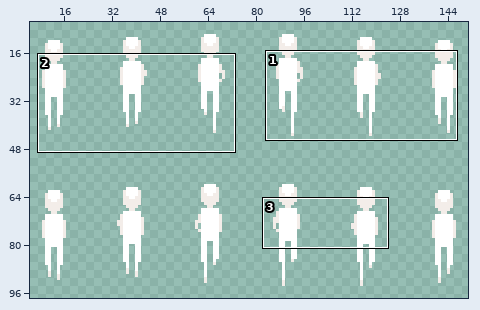
Two states of a sprite sheet, Assets/Resources/Player/RunAnimation/BackRun.png. Above: a wide view before the commit, with the close-up outlined.
Close-up. As it was:
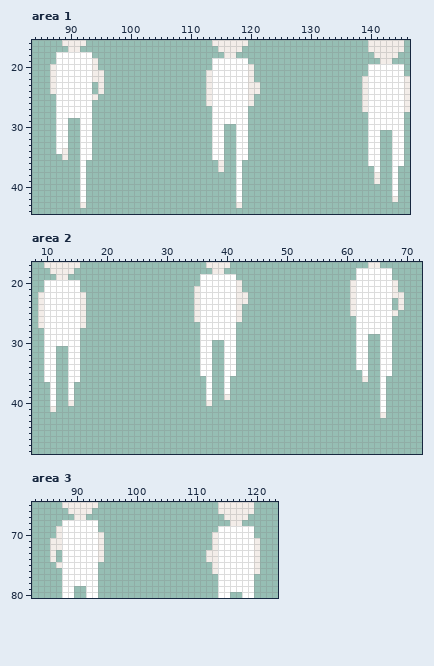
The file is 156x100 pixels. Shown: area 1: x 84..146, y 16..44; area 2: x 8..72, y 17..48; area 3: x 83..123, y 65..80. The wide view leaves out empty margins. The commit also changed other parts of the picture, which this record leaves out.
The result:
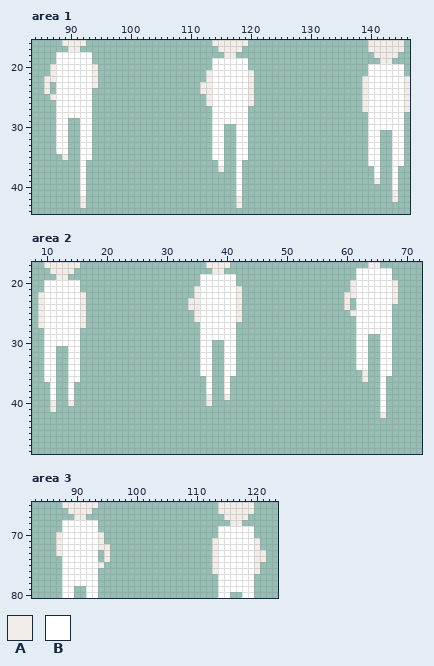
Palette (. is transparent): A #f3ede9  B #ffffff
Changes in this commit:
Area 1:
The edit adds colour A in row 22 at x 86; in row 23 at x 86, 94 and 112; in row 24 at x 86 and 112; in row 25 at x 87.
Colour B gives way to colour A in row 41 at x 144; in row 42 at x 92 and 118.
Colour A gives way to colour B in row 34 at x 89; in row 36 at x 115; in row 38 at x 141.
The edit erases colour A in row 19 at x 94; in row 20 at x 120; in rows 21 to 22 at x 95; in rows 23 to 24 at x 87, 95 and 121; in row 25 at x 94.
Area 2:
The edit adds colour A in row 22 at x 60; in row 23 at x 34, 60 and 68; in row 24 at x 34 and 60.
Colour B gives way to colour A in row 35 at x 63; in row 39 at x 37; in row 40 at x 11.
The edit erases colour A in row 20 at x 42; in row 22 at x 43 and 69; in row 23 at x 43, 61 and 69; in row 24 at x 61 and 69; in row 25 at x 68.
Area 3:
The edit adds colour A in row 72 at x 95; in row 73 at x 87, 95 and 121; in row 74 at x 95 and 121; in row 75 at x 94.
The edit erases colour A in row 69 at x 87; in row 70 at x 113; in rows 71 to 72 at x 86; in rows 73 to 74 at x 86, 94 and 112; in row 75 at x 87.
